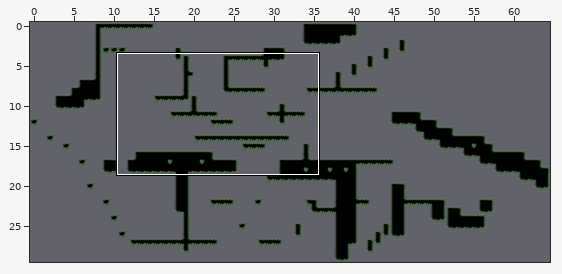
One commit to this Tiled map: assets/terrain/TiledMaps/Map.tmx. Above, an overview of the earlier version with the close-up marked.
Close-up. The starting point:
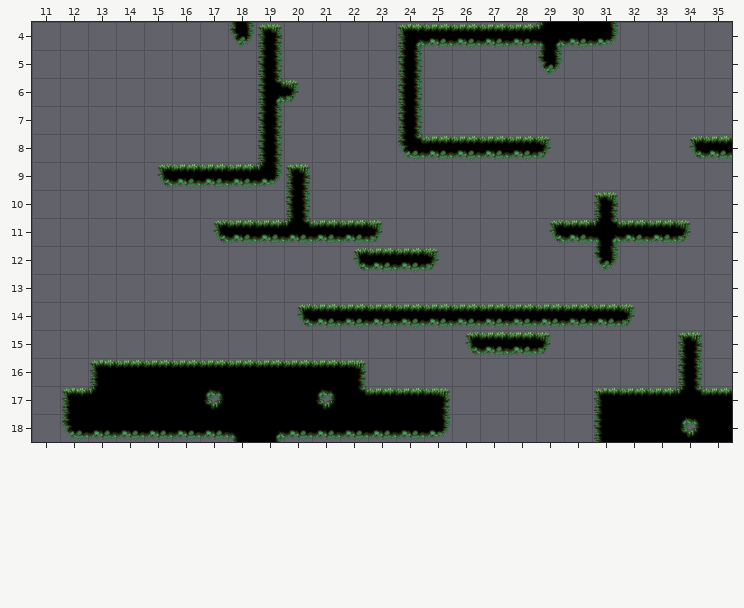
Cells are 128x128 px. Shown: x 11..35, y 4..18.
New version:
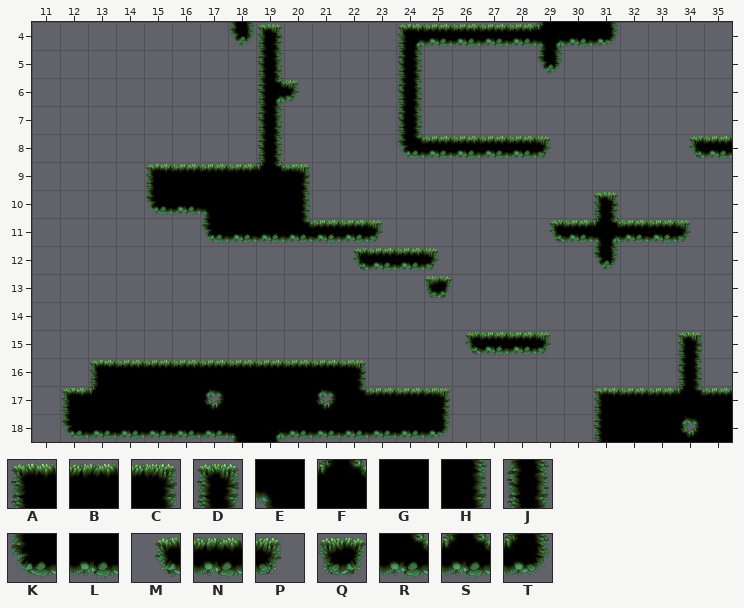
Key: from "BackgroundTiledSet": A 0, B 1, C 2, D 3, E 5, F 6, G 8, H 9, J 10, K 14, L 15, M 21, N 22, P 23, Q 24, R 37, S 47, T 48.
_ is an empty cell.
Difference:
Layer "BackgroundDecor" (removed):
y 14: x 20..32 MNNNNNNNNNNNP -> _____________
Layer "Map":
y 9: x 15..20 MNNNTD -> ABBBFC
y 10: x 15..20 _____J -> KLEGGH
y 11: x 17..20 MNNS -> KLLR
y 13: x 25 _ -> Q
